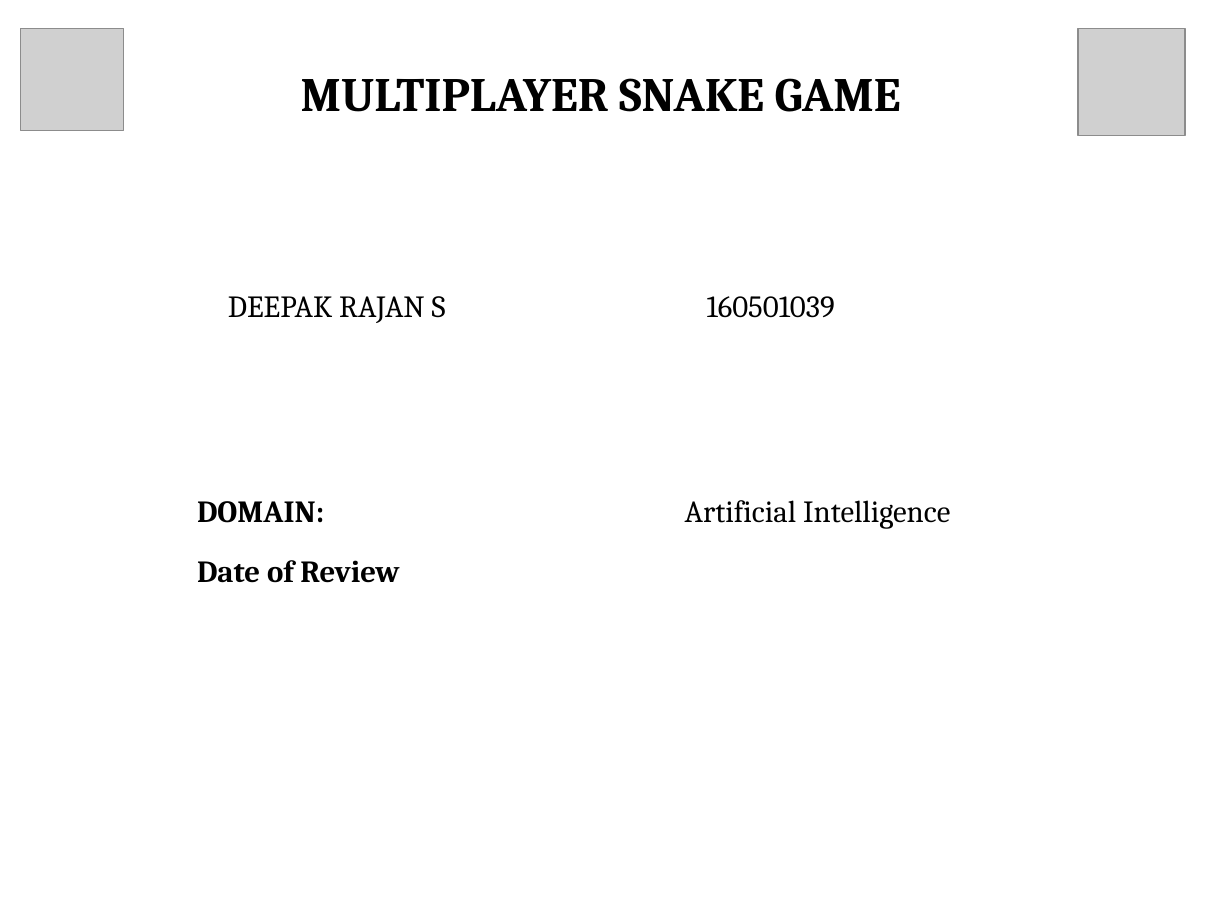
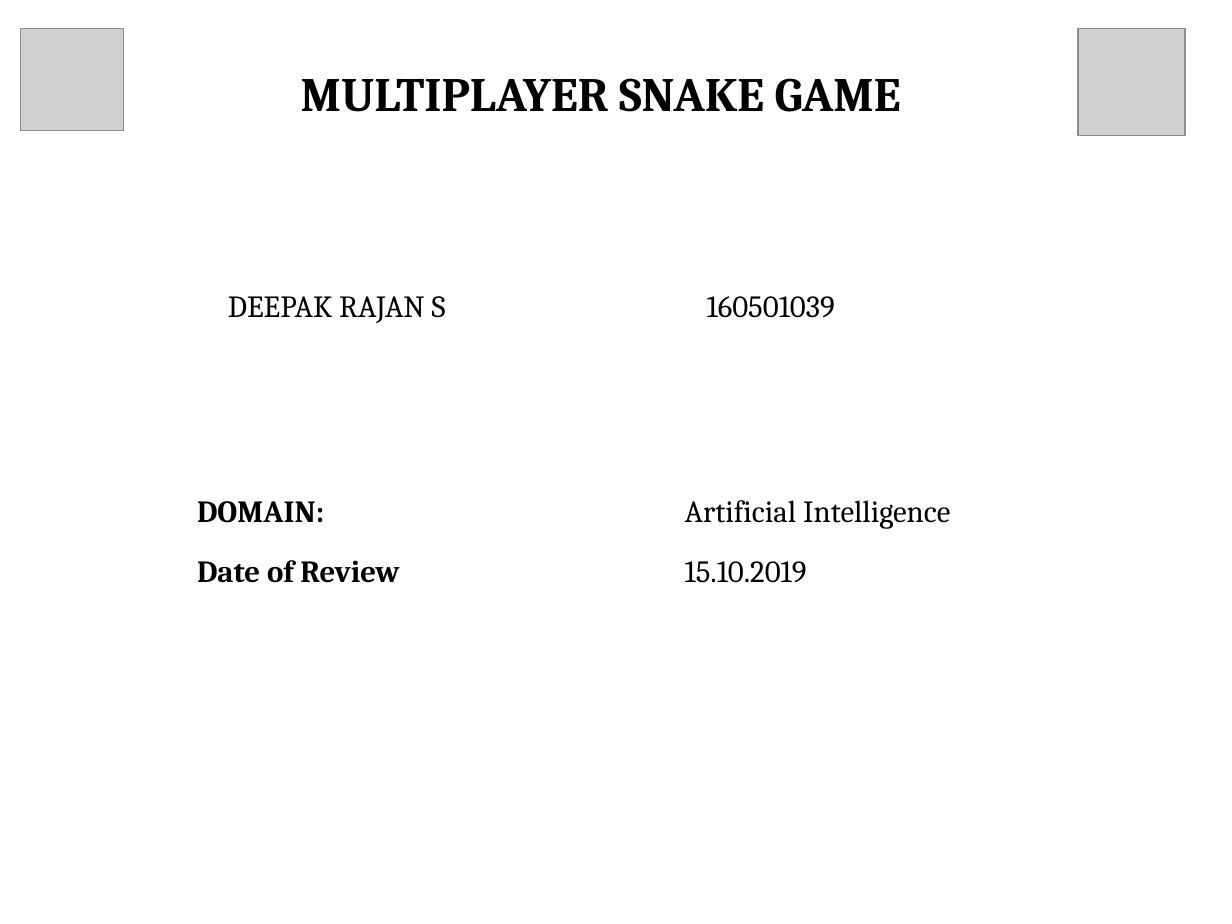
Before and after one commit to Greeny6092/Mini-Project-sem7-, a slide deck: slide 1 of presentation/AI BASED MULTIPLAYER SNAKE GAME(mini project).pptx. Drawn at 1232x924 pixels with LibreOffice and Linux fonts; fonts in the diff are those of the drawing; grey boxes stand for pictures. Boxes give left, top, right and bottom in pixels: in the first picture for what was removed or moved away, otherwise in the second. Text is boxed around its words. In the diff, an @@ line names an element or a change of style, - is before the commit and + after.

```diff
--- a/presentation/AI BASED MULTIPLAYER SNAKE GAME(mini project).pptx
+++ b/presentation/AI BASED MULTIPLAYER SNAKE GAME(mini project).pptx
@@ table at box(185, 483, 1161, 791) @@
-row 2, column 2: 
+row 2, column 2: 15.10.2019
```
Also in this commit, not shown: 10 other slides changed, 2 other files.
